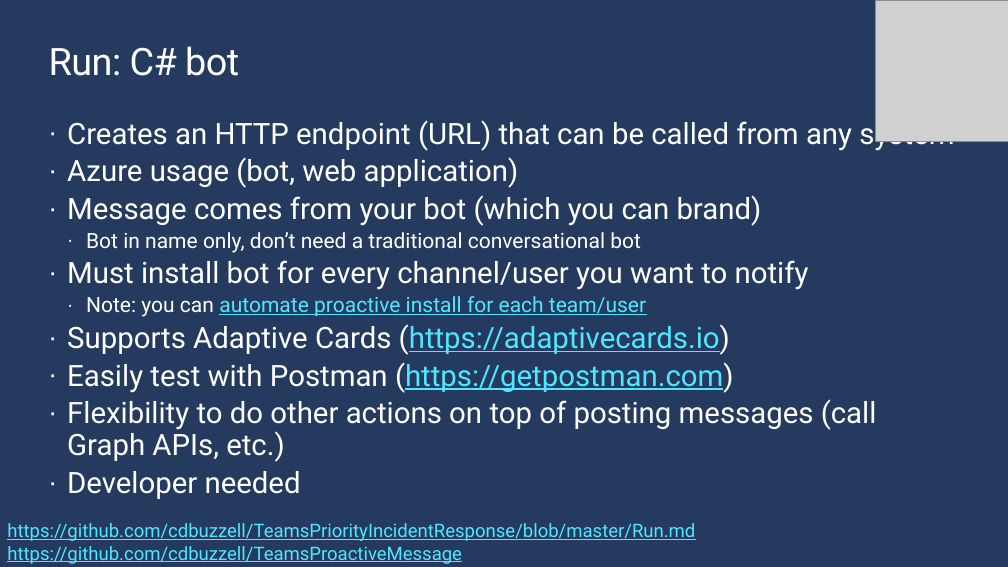
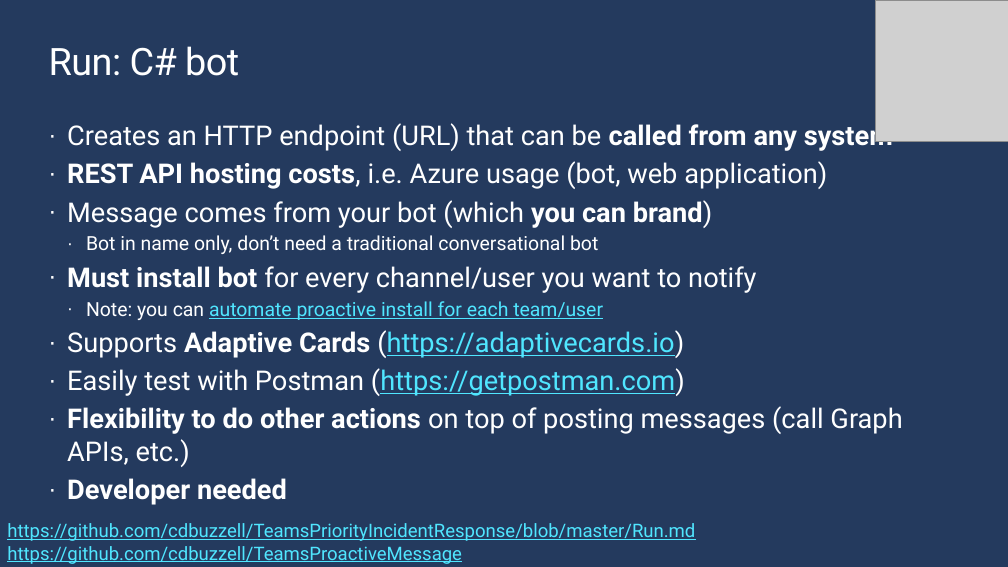
Before and after one commit to cdbuzzell/TeamsPriorityIncidentResponse, a slide deck: slide 27 of AutomatingMessagesInTeams.pptx (slide 23 before the commit). Drawn at 1008x567 pixels with LibreOffice and Linux fonts; fonts in the diff are those of the drawing; grey boxes stand for pictures; background and template pictures are left out. Boxes give left, top, right and bottom in pixels: in the first picture for what was removed or moved away, otherwise in the second. Text is boxed around its words. In the diff, an @@ line names an element or a change of style, - is before the commit and + after.

```diff
--- a/AutomatingMessagesInTeams.pptx
+++ b/AutomatingMessagesInTeams.pptx
@@ text at bbox=[67, 120, 902, 505]: size 28 to 25.9 pt in "Creates an HTTP endpoint (URL) that can ...", "Message comes from your bot (which you ...", "Must install bot for every channel/user you ...", "Supports Adaptive Cards (https://adaptivecards.io)" and 3 more places; bold on in "called from any system", "you can brand)", "Must install bot", "Adaptive Cards" and 2 more places; size 20 to 18.5 pt in "Bot in name only, don’t need a ...", "Note: you can automate proactive install for ..."; line spacing 0.9 to 1 @@
@@ text at bbox=[67, 161, 827, 189]: text changed; size 28 to 25.9 pt @@
-· Azure usage (bot, web application)
+· REST API hosting costs, i.e. Azure usage (bot, web application)
```
Also in this commit, not shown: 12 other slides changed, 4 slides added.
